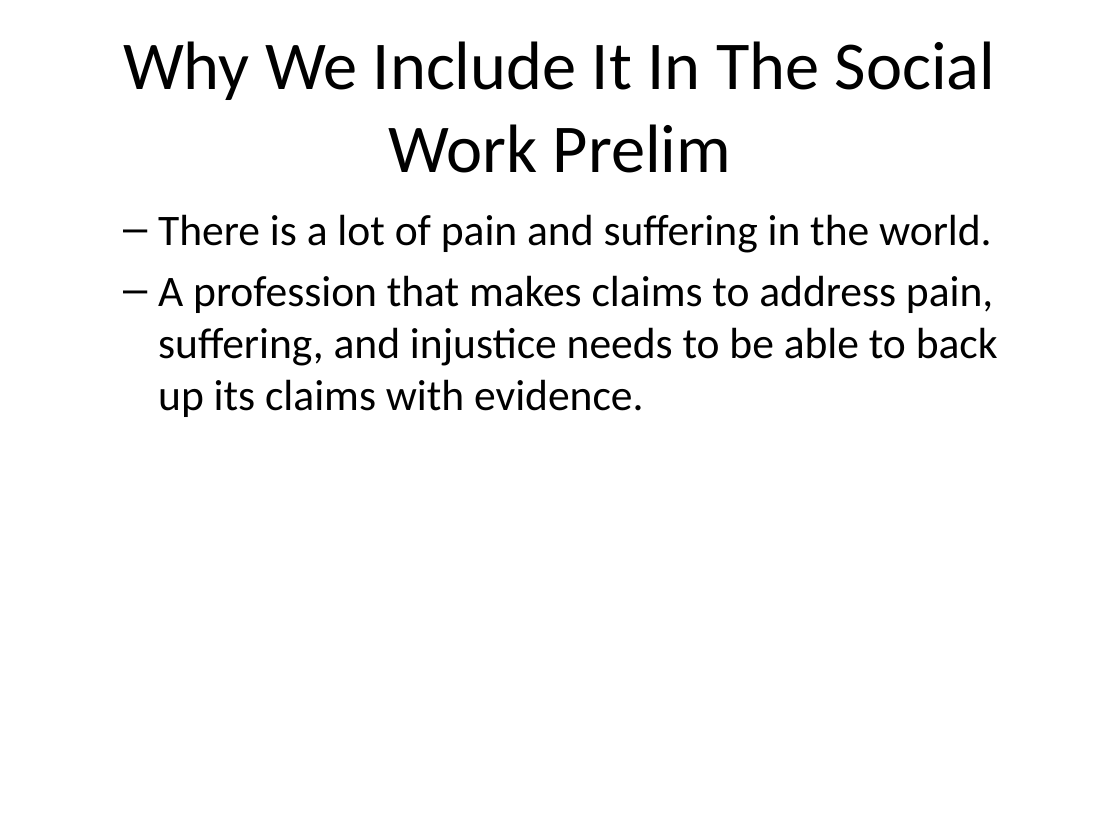
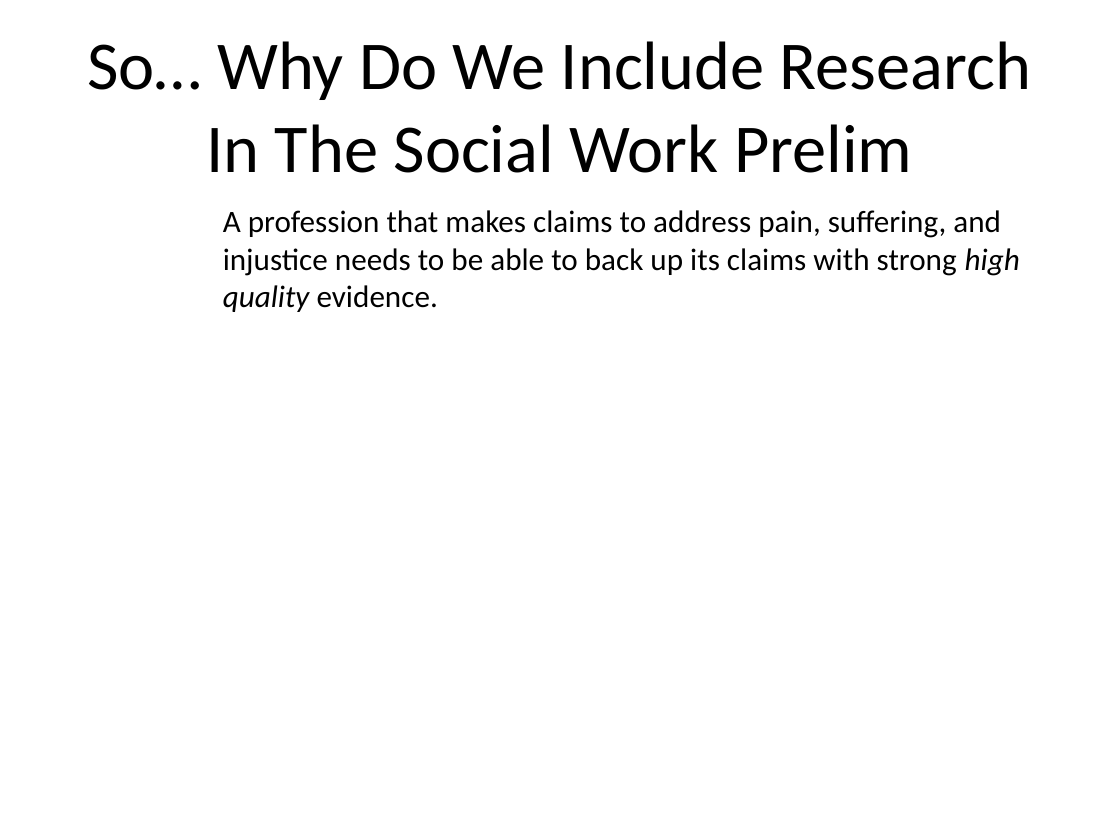
Before and after one commit to agrogan1/teaching, a slide deck: slide 8 of empirical/index.pptx (slide 4 before the commit). Drawn at 1120x840 pixels with LibreOffice and Linux fonts; fonts in the diff are those of the drawing. Boxes give left, top, right and bottom in pixels: in the first picture for what was removed or moved away, otherwise in the second. Text is boxed around its words. In the diff, an @@ line names an element or a change of style, - is before the commit and + after.

```diff
--- a/empirical/index.pptx
+++ b/empirical/index.pptx
@@ title at (x1=87, y1=41, x2=1031, y2=173): text changed @@
-Why We Include It In The Social Work Prelim
+So… Why Do We Include Research In The Social Work Prelim
@@ text at (x1=223, y1=210, x2=1020, y2=312): text changed; size 28 to 20 pt @@
-  – There is a lot of pain and suffering in the world.
-  – A profession that makes claims to address pain, suffering, and injustice needs to be able to back up its claims with evidence.
+A profession that makes claims to address pain, suffering, and injustice needs to be able to back up its claims with strong high quality evidence.
```
Also in this commit, not shown: 7 other slides changed, 3 slides added, 2 slides removed, 4 other files.
